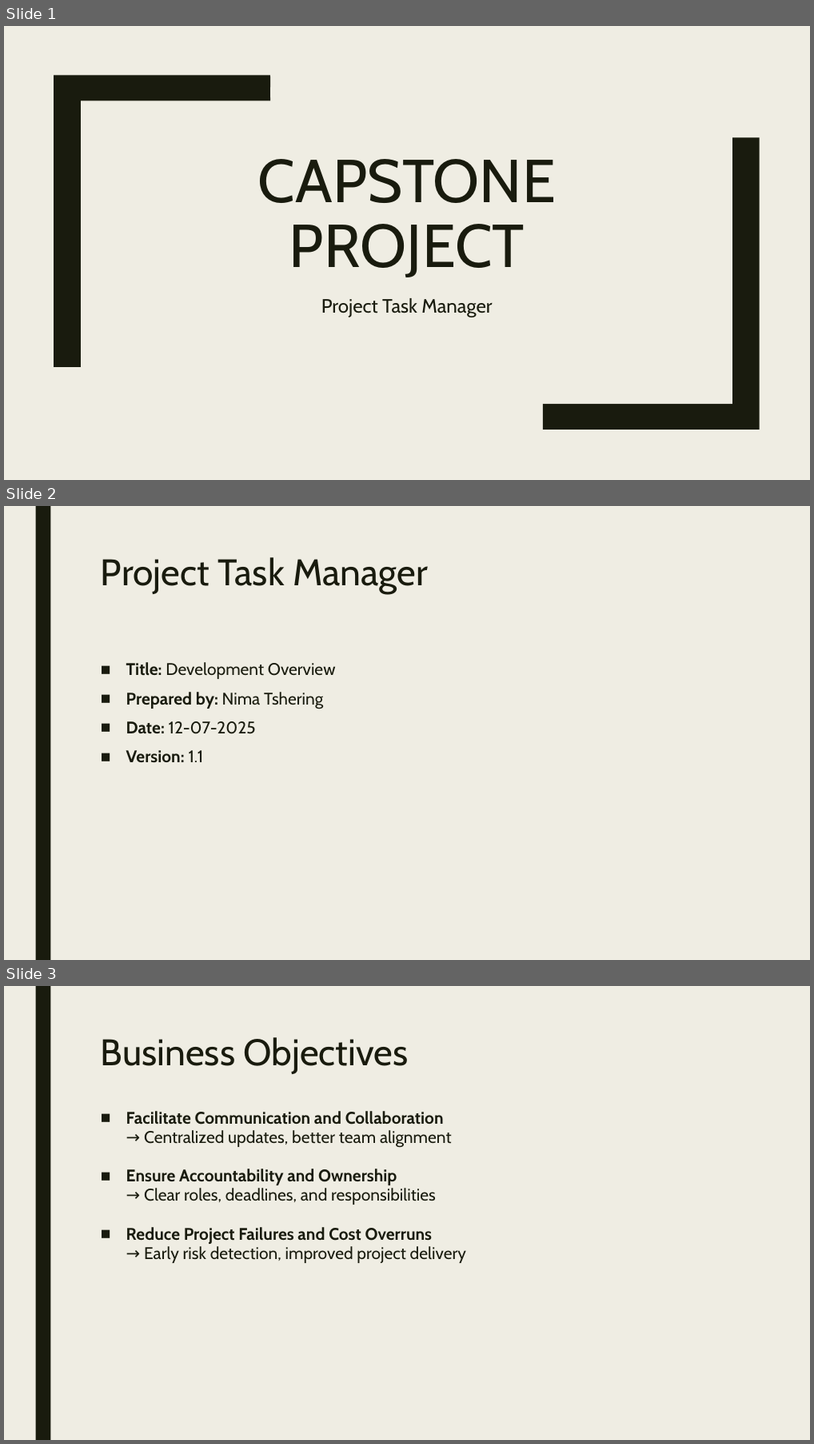
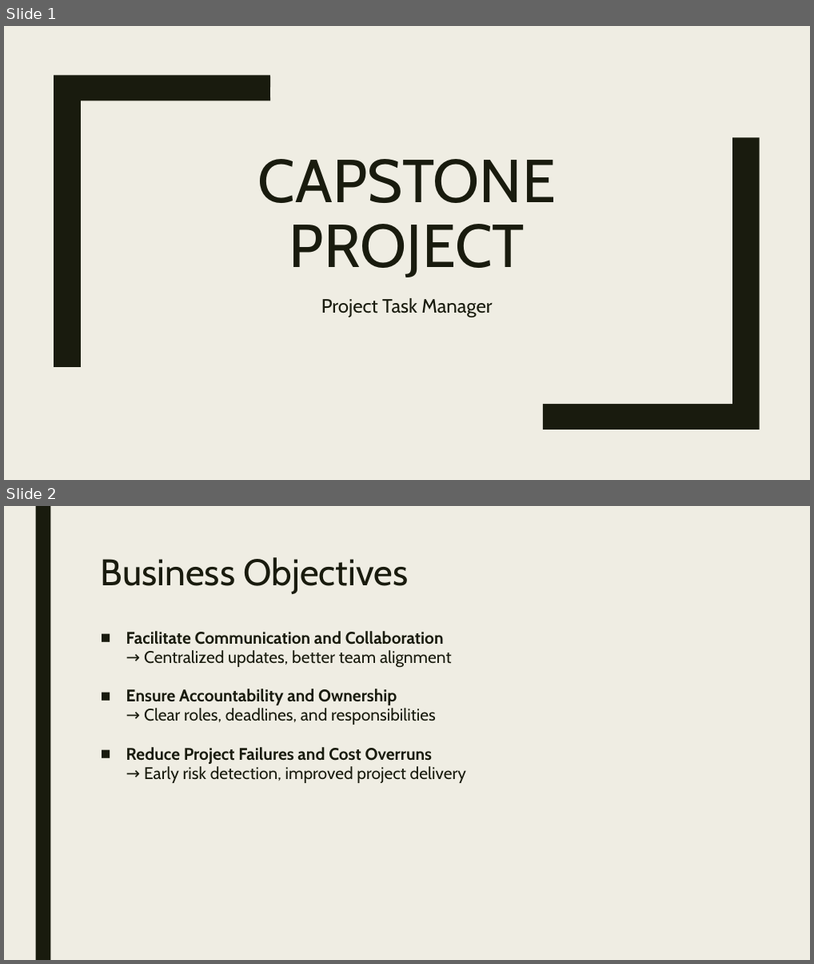
Before and after one commit to nimatshering/capstone-project, a slide deck: Presentation.pptx. Shown one above the other, each under a label of ours: slides 1, 2 and 3 before the commit, slides 1 and 2 after it. The pictures are 814x1444 and 814x964 pixels, drawn with LibreOffice and Linux fonts; fonts in the diff are those of the drawing. Boxes give left, top, right and bottom in pixels: in the first picture for what was removed or moved away, otherwise in the second. Text is boxed around its words. In the diff, an @@ line names an element or a change of style, - is before the commit and + after.

```diff
--- a/Presentation.pptx
+++ b/Presentation.pptx
@@ slide 2 removed at [4,506,810,960], background #EFEDE3; not listed: 1 template element that a slide beside it also shows @@
@@ title removed at [101,557,428,594] @@
-Project Task Manager
@@ text removed at [126,662,336,762] @@
-■ Title: Development Overview
-■ Prepared by: Nima Tshering
-■ Date: 12-07-2025
-■ Version: 1.1
@@ what was slide 3 is now slide 2 @@
```
Also in this commit, not shown: 2 other files.
